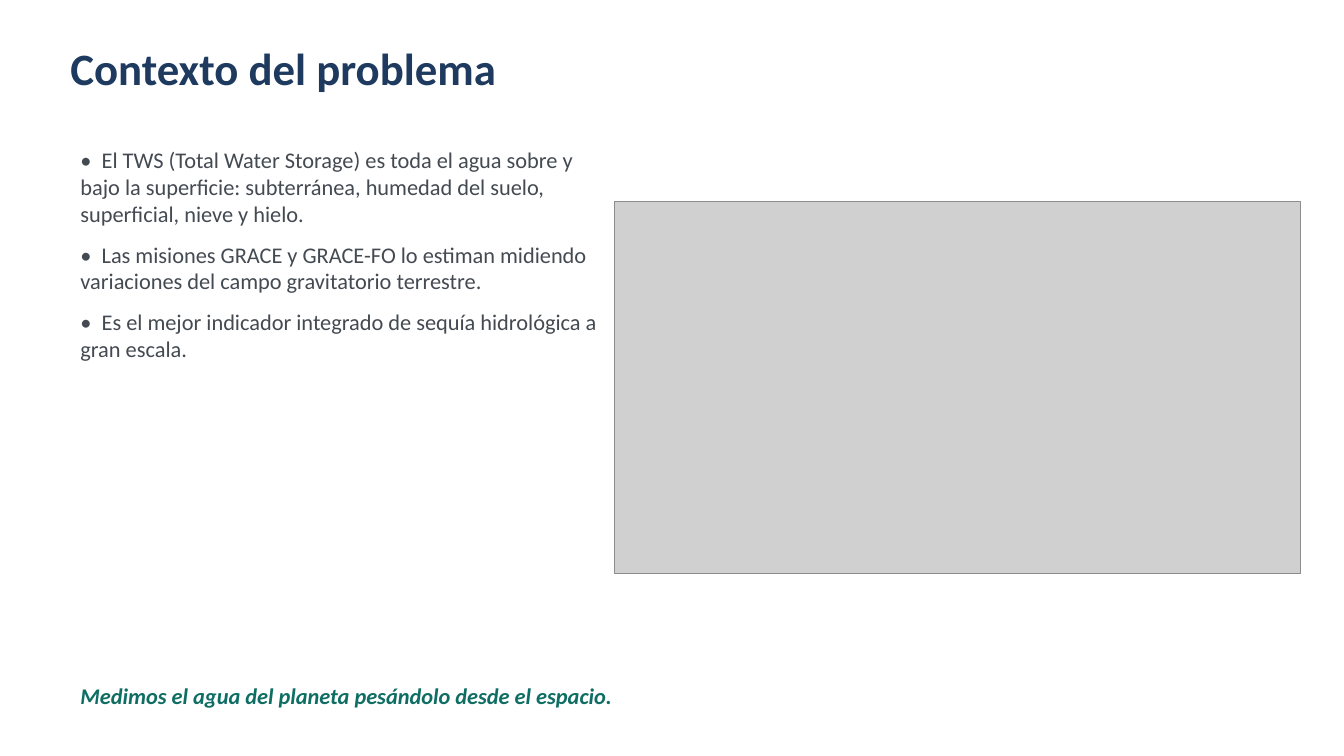
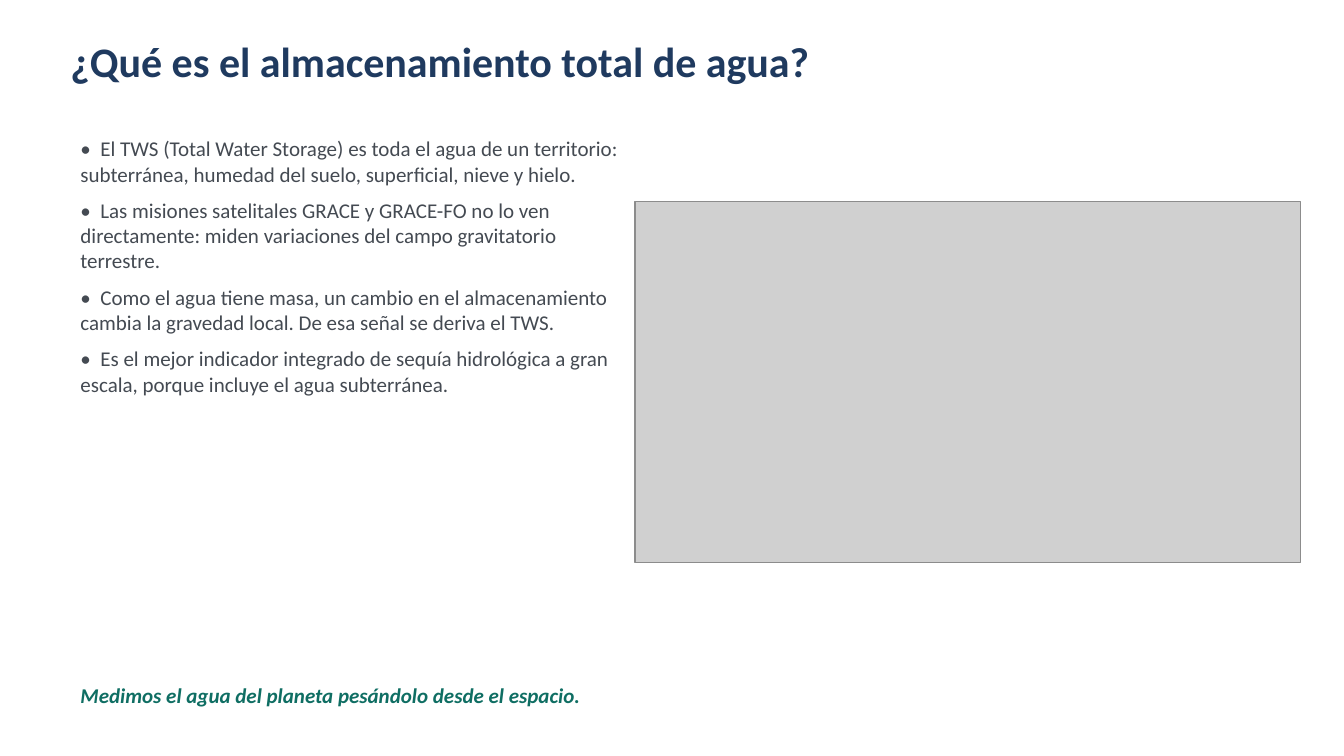
Before and after one commit to Javiervalladares1/Proyecto2Datos, a slide deck: slide 2 of docs/Proyecto2_Presentacion.pptx. Drawn at 1344x756 pixels with LibreOffice and Linux fonts; fonts in the diff are those of the drawing; grey boxes stand for pictures. Boxes give left, top, right and bottom in pixels: in the first picture for what was removed or moved away, otherwise in the second. Text is boxed around its words. In the diff, an @@ line names an element or a change of style, - is before the commit and + after.

```diff
--- a/docs/Proyecto2_Presentacion.pptx
+++ b/docs/Proyecto2_Presentacion.pptx
@@ text at <box>70,47,809,84</box>: text changed; size 32 to 30 pt @@
-Contexto del problema
+¿Qué es el almacenamiento total de agua?
@@ text at <box>80,141,617,396</box>: text changed; size 16 to 15 pt @@
-• El TWS (Total Water Storage) es toda el agua sobre y bajo la superficie: subterránea, humedad del suelo, superficial, nieve y hielo.
-• Las misiones GRACE y GRACE-FO lo estiman midiendo variaciones del campo gravitatorio terrestre.
-• Es el mejor indicador integrado de sequía hidrológica a gran escala.
+• El TWS (Total Water Storage) es toda el agua de un territorio: subterránea, humedad del suelo, superficial, nieve y hielo.
+• Las misiones satelitales GRACE y GRACE-FO no lo ven directamente: miden variaciones del campo gravitatorio terrestre.
+• Como el agua tiene masa, un cambio en el almacenamiento cambia la gravedad local. De esa señal se deriva el TWS.
+• Es el mejor indicador integrado de sequía hidrológica a gran escala, porque incluye el agua subterránea.
@@ picture: place and size @@
-picture at <box>615,202,1301,574</box>
+picture at <box>635,202,1301,563</box>
@@ text "Medimos el agua del planeta ..." at <box>80,688,580,707</box>: size 16 to 15 pt @@
```
Also in this commit, not shown: 8 other slides changed, 6 slides added.
